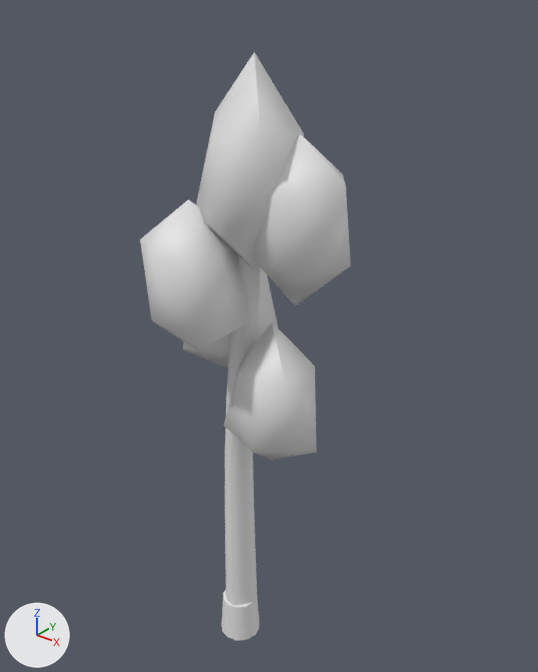
One commit to the glTF model models/variants/birch_v4.glb: the scene before it, then after it.
Both versions are drawn from a 50 mm camera at (3.56, -4.01, 5.74) aimed at (0.23, 0.16, 3.16). The lights are fixed; the arrows at lower left show +X, +Y and +Z. The older version comes first. Vertices at exactly the same position are counted once.

Names of what the first picture shows: 'Body_Canopy0', 'Body_Canopy1', 'Body_Canopy2', 'Body_Canopy3', 'Body_Canopy4', 'Body_Trunk', 'Rubble_Stump'.
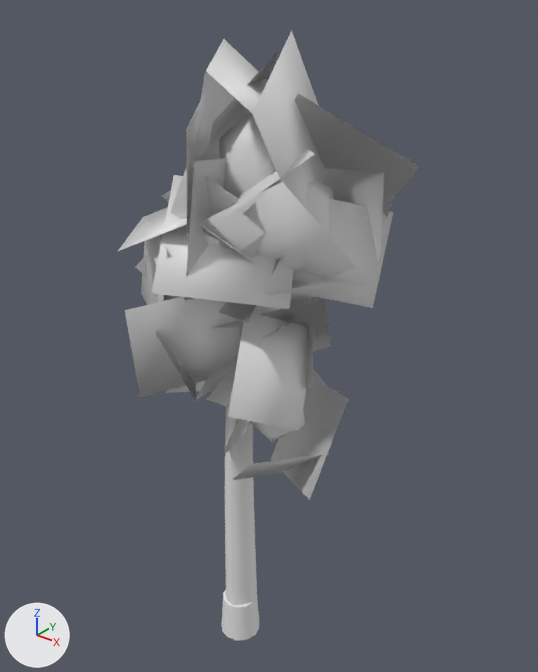
What the commit changed:
me_body_canopy0 is used by ob_body_canopy0; location (0.431, -0.054, 2.8); rotation (0.0, 0.0, -1.908), in degrees (0, 0, -109).
me_body_canopy0 had 12 vertices, 20 faces and spanned x -0.309..0.314, y -0.378..0.424, z -0.619..0.612.
me_body_canopy0 now has 52 vertices, 40 faces and spans x -0.793..0.607, y -0.576..0.754, z -0.857..0.869.
me_body_canopy0 part 1: the whole mesh is rebuilt.
me_body_canopy1 is used by ob_body_canopy1; location (-0.221, 0.24, 3.3); rotation (0.0, 0.0, 1.083), in degrees (0, 0, 62).
me_body_canopy1 had 12 vertices, 20 faces and spanned x -0.443..0.339, y -0.345..0.379, z -0.642..0.68.
me_body_canopy1 now has 52 vertices, 40 faces and spans x -0.571..0.709, y -0.61..0.744, z -0.69..0.953.
me_body_canopy1 part 2: the whole mesh is rebuilt.
me_body_canopy2 is used by ob_body_canopy2; location (-0.021, -0.414, 3.75); rotation (0.0, 0.0, -1.368), in degrees (0, 0, -78).
me_body_canopy2 had 12 vertices, 20 faces and spanned x -0.322..0.367, y -0.352..0.386, z -0.562..0.597.
me_body_canopy2 now has 52 vertices, 40 faces and spans x -0.579..0.599, y -0.829..0.547, z -0.808..0.769.
me_body_canopy2 part 3: the whole mesh is rebuilt.
me_body_canopy3 is used by ob_body_canopy3; location (0.596, 0.009, 4.2); rotation (0.0, 0.0, 2.45), in degrees (0, 0, 140).
me_body_canopy3 had 12 vertices, 20 faces and spanned x -0.329..0.356, y -0.368..0.332, z -0.632..0.616.
me_body_canopy3 now has 52 vertices, 40 faces and spans x -0.664..0.721, y -0.83..0.743, z -0.608..0.867.
me_body_canopy3 part 4: the whole mesh is rebuilt.
me_body_canopy4 is used by ob_body_canopy4; location (0.32, -0.1, 4.55); rotation (0.0, 0.0, -2.044), in degrees (0, 0, -117).
me_body_canopy4 had 12 vertices, 20 faces and spanned x -0.435..0.363, y -0.404..0.365, z -0.749..0.749.
me_body_canopy4 now has 48 vertices, 38 faces and spans x -0.467..0.662, y -0.66..0.701, z -1.064..0.871.
me_body_canopy4 part 5: the whole mesh is rebuilt.
Object 'Body_Canopy0' (ob_body_canopy0) turns from (0, 0, -109) to (0, 0, 53) degrees about x, y and z.
Object 'Body_Canopy1' (ob_body_canopy1) turns from (0, 0, 62) to (0, 0, -96) degrees about x, y and z.
Object 'Body_Canopy2' (ob_body_canopy2) turns from (0, 0, -78) to (0, 0, 108) degrees about x, y and z.
Object 'Body_Canopy3' (ob_body_canopy3) turns from (0, 0, 140) to (0, 0, -88) degrees about x, y and z.
Object 'Body_Canopy4' (ob_body_canopy4) turns from (0, 0, -117) to (0, 0, -154) degrees about x, y and z.

What differs and where, as boxes [x1, y1, x2, y2] in the pictures (538 x 672 px):
'Body_Canopy3', reshaped, turned: before [254, 134, 351, 306]; after [185, 93, 421, 308]
'Body_Canopy2', reshaped, turned: before [140, 200, 248, 350]; after [117, 175, 294, 399]
'Body_Canopy4', reshaped, turned: before [196, 52, 304, 272]; after [162, 30, 326, 309]
'Body_Canopy0', reshaped, turned: before [224, 323, 316, 460]; after [166, 298, 349, 500]
'Body_Canopy1', reshaped, turned (mostly hidden afterwards): before [183, 269, 278, 368]; after [205, 297, 312, 392]
